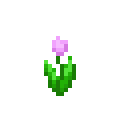
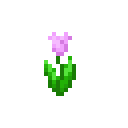
Layer changes from the first 128x128 image to the second:
painted on "flower5" over <box>48,32,72,48</box>
hid "Background", painted on it over <box>48,32,72,48</box>
